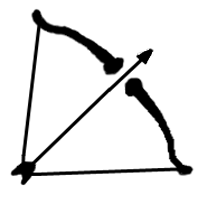
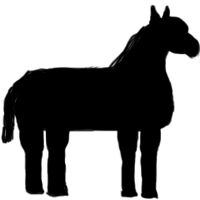
Layer changes from the first 200px x 200px image to the second:
hid "Kształt 6 kopia" over 9, 8, 195, 186
added layer "Warstwa 13" above "Warstwa 10" over 0, 4, 200, 200
